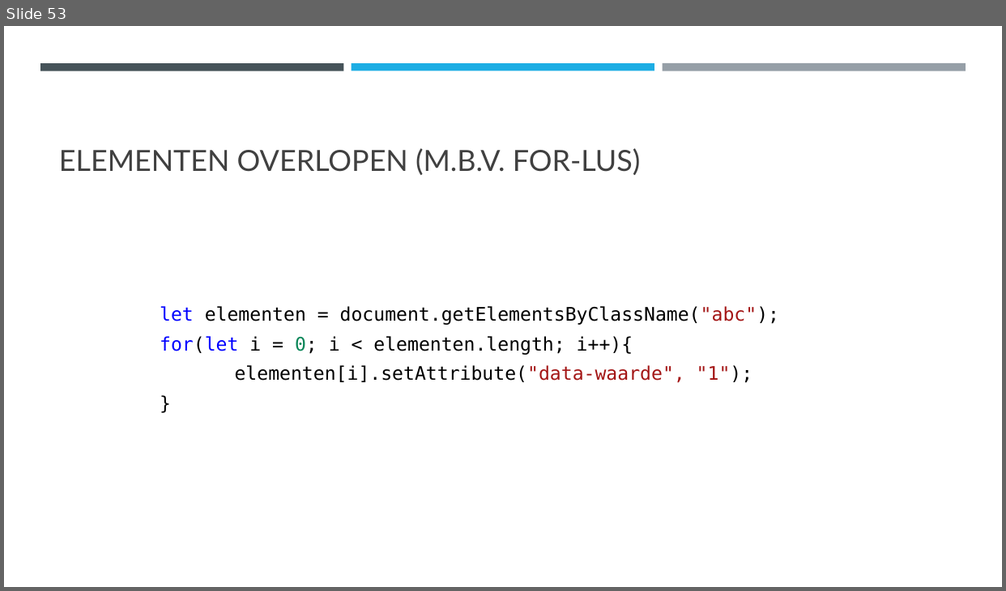
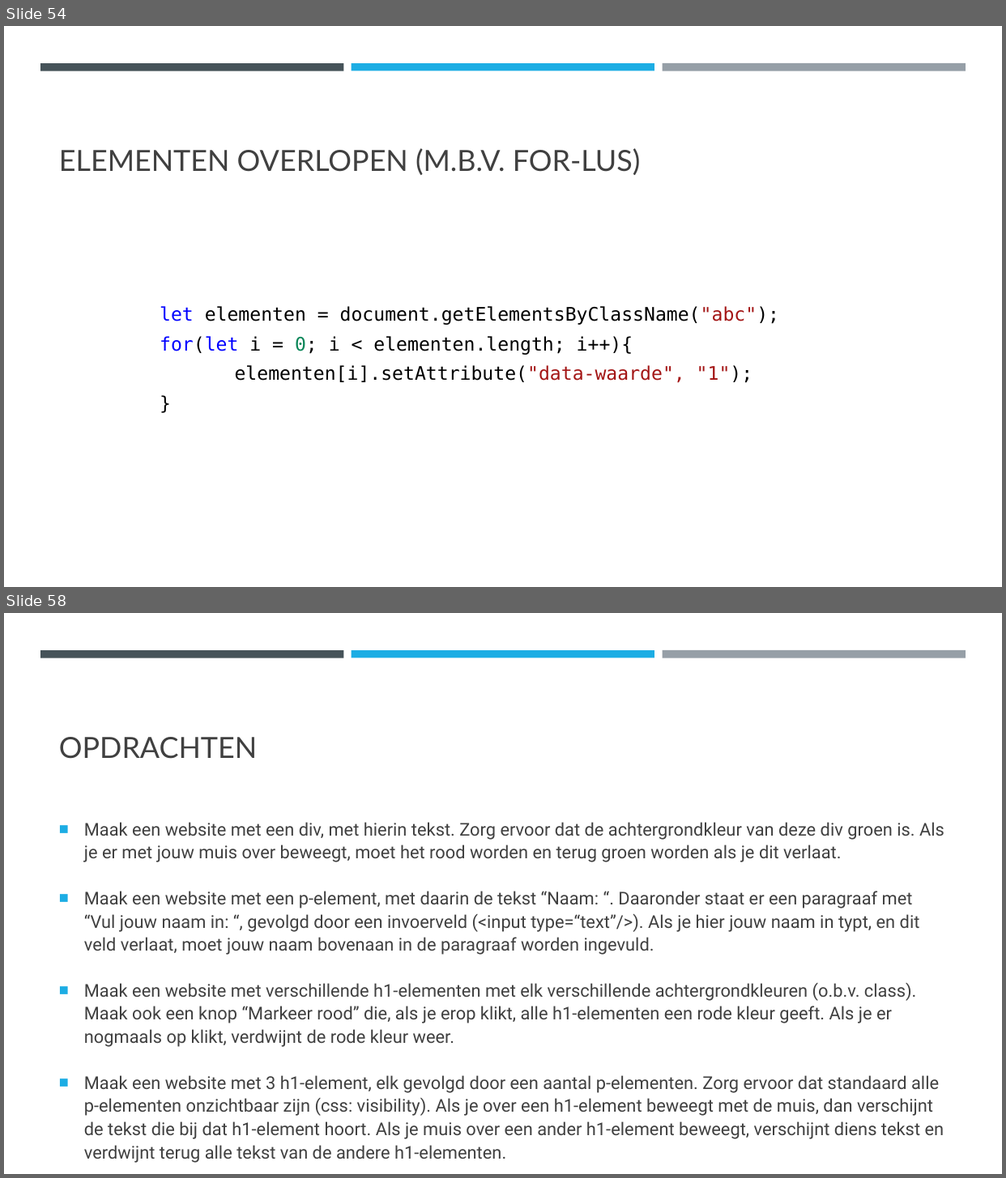
Before and after one commit to DhrLeroy/Webdesign, a slide deck: Webdesign.pptx. Shown one above the other, each under a label of ours: slide 53 before the commit, slides 54 and 58 after it; the slides between them are not shown. The pictures are 1006x591 and 1006x1178 pixels, drawn with LibreOffice and Linux fonts; fonts in the diff are those of the drawing. Boxes give left, top, right and bottom in pixels: in the first picture for what was removed or moved away, otherwise in the second. Text is boxed around its words. In the diff, an @@ line names an element or a change of style, - is before the commit and + after.

```diff
--- a/Webdesign.pptx
+++ b/Webdesign.pptx
@@ slide 58 added at (4,613,1002,1174), background #FFFFFF; not listed: 3 template elements that a slide beside it also shows @@
@@ title added at (59,737,257,759), 28 pt, text #404040 @@
+OPDRACHTEN
@@ text added at (84,822,944,1163), 17 pt, text #404040 @@
+■ Maak een website met een div, met hierin tekst. Zorg ervoor dat de achtergrondkleur van deze div groen is. Als je er met jouw muis over beweegt, moet het rood worden en terug groen worden als je dit verlaat.
+■ Maak een website met een p-element, met daarin de tekst “Naam: “. Daaronder staat er een paragraaf met “Vul jouw naam in: “, gevolgd door een invoerveld (<input type=“text”/>). Als je hier jouw naam in typt, en dit veld verlaat, moet jouw naam bovenaan in de paragraaf worden ingevuld.
+■ Maak een website met verschillende h1-elementen met elk verschillende achtergrondkleuren (o.b.v. class). Maak ook een knop “Markeer rood” die, als je erop klikt, alle h1-elementen een rode kleur geeft. Als je er nogmaals op klikt, verdwijnt de rode kleur weer.
+■ Maak een website met 3 h1-element, elk gevolgd door een aantal p-elementen. Zorg ervoor dat standaard alle p-elementen onzichtbaar zijn (css: visibility). Als je over een h1-element beweegt met de muis, dan verschijnt de tekst die bij dat h1-element hoort. Als je muis over een ander h1-element beweegt, verschijnt diens tekst en verdwijnt terug alle tekst van de andere h1-elementen.
@@ what was slide 53 is now slide 54 @@
```
Also in this commit, not shown: 8 slides changed, 2 other slides added, 13 other files.
